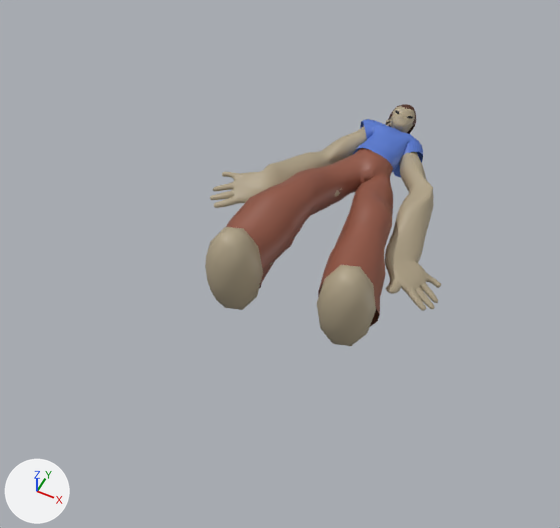
The glTF model kid.glb: old version first, new version second.
Rendered twice from a 50 mm camera at (0.9, -2.69, 2.59) aimed at (-0.12, -0.64, 0.03). Lighting does not change. The marker at lower left points along +X, +Y and +Z. Where no turn or scale is listed for an object, it has been applied to the vertices. Vertices at the same position are counted once.

The older version as bpy lines, for what is in view:
```python
ob_cube_001 = bpy.data.objects.new('Cube.001', me_cube_004)
ob_cube_001.location = (-0.026, 0.609, -0.122)
ob_cube_002 = bpy.data.objects.new('Cube.002', me_cube_001)
ob_cube_002.location = (-0.045, 0.678, -0.101)
ob_cube_003 = bpy.data.objects.new('Cube.003', me_cube_002)
ob_cube_003.location = (-0.457, 0.855, 0.018)
ob_cube_004 = bpy.data.objects.new('Cube.004', me_cube_003)
ob_cube_004.location = (-0.026, 0.609, -0.122)
ob_cube_004.rotation_euler = (-1.608, 0.36, -0.0114)  # degrees (-92, 21, -0.7)
ob_cube_004.scale = (0.0625, 0.0508, 0.0431)
ob_icosphere = bpy.data.objects.new('Icosphere', me_icosphere_002)
ob_icosphere.location = (0.224, -0.707, -0.008)
ob_icosphere_001 = bpy.data.objects.new('Icosphere.001', me_icosphere_003)
ob_icosphere_001.location = (-0.31, -0.729, -0.018)
```
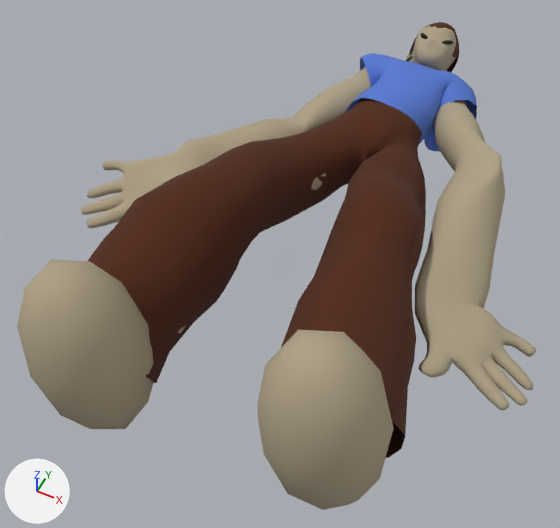
Scene script edits in JSON lines:
```json
{"op": "set", "path": "mat_material_022.base_color", "old": "(0.28, 0.0897, 0.0536)", "new": "(0.0811, 0.019, 0.00451)", "note": "brown #905441 -> brown #50260e"}
{"block": "me_cube_003", "where": "# used by ob_cube_004; location = (-0.026, 0.609, -0.122); rotation_euler = (-1.608, 0.36, -0.0114), in degrees (-92, 21, -0.7); scale = (0.0625, 0.0508, 0.0431)"}
{"op": "remove", "block": "me_cube_003", "code": "me_cube_003.from_pydata(...)  # 707 vertices, 1329 faces; spans x -7.2..5.9, y -4.4..4.4, z -31.2..-6.8"}
{"op": "add", "block": "me_cube_003", "code": "me_cube_003.from_pydata(...)  # 6140 vertices, 12012 faces; spans x -10.2..9.3, y -7.4..5.5, z -34.2..3.2"}
{"block": "me_cube_003", "change": "me_cube_003 part 1: a new loose piece of 3987 vertices spanning x -10.2..9.3, y -4.0..4.9, z -30.0..3.1, in mat_material_024 (beige #afa186)"}
{"block": "me_cube_003", "change": "me_cube_003 part 2: a new loose piece of 712 vertices spanning x -1.6..0.8, y -3.1..0.6, z -0.4..3.2, in mat_material_025 (brown #4f2914)"}
{"block": "me_cube_003", "change": "me_cube_003 part 3: a new loose piece of 566 vertices spanning x -3.3..3.0, y -2.4..2.3, z -8.0..-0.6, in mat_material_023 (blue #5779d0)"}
{"block": "me_cube_003", "change": "me_cube_003 part 4: a new loose piece of 42 vertices spanning x 1.0..5.7, y -7.4..1.4, z -33.6..-27.7, in mat_material_024 (beige #afa186)"}
{"block": "me_cube_003", "change": "me_cube_003 part 5: a new loose piece of 42 vertices spanning x -7.0..-2.2, y -3.6..5.5, z -34.2..-28.0, in mat_material_024 (beige #afa186)"}
{"block": "me_cube_003", "change": "me_cube_003 part 6: a new loose piece of 42 vertices spanning x -0.3..0.2, y -2.9..-2.6, z -0.1..0.6, in mat_material_026 (black #000000)"}
{"op": "add", "block": "me_cube_003", "code": "me_cube_003.materials.append(mat_material_024)  # beige #afa186"}
{"op": "add", "block": "me_cube_003", "code": "me_cube_003.materials.append(mat_material_026)  # black #000000"}
{"op": "add", "block": "me_cube_003", "code": "me_cube_003.materials.append(mat_material_025)  # brown #4f2914"}
{"op": "add", "block": "me_cube_003", "code": "me_cube_003.materials.append(mat_material_023)  # blue #5779d0"}
{"op": "remove", "block": "ob_icosphere", "code": ["ob_icosphere = bpy.data.objects.new('Icosphere', me_icosphere_002)", "ob_icosphere.location = (0.224, -0.707, -0.008)"]}
{"op": "remove", "block": "ob_icosphere_001", "code": ["ob_icosphere_001 = bpy.data.objects.new('Icosphere.001', me_icosphere_003)", "ob_icosphere_001.location = (-0.31, -0.729, -0.018)"]}
{"op": "remove", "block": "ob_cube_001", "code": ["ob_cube_001 = bpy.data.objects.new('Cube.001', me_cube_004)", "ob_cube_001.location = (-0.026, 0.609, -0.122)"]}
{"op": "remove", "block": "ob_cube_002", "code": ["ob_cube_002 = bpy.data.objects.new('Cube.002', me_cube_001)", "ob_cube_002.location = (-0.045, 0.678, -0.101)"]}
{"op": "remove", "block": "ob_cube_003", "code": ["ob_cube_003 = bpy.data.objects.new('Cube.003', me_cube_002)", "ob_cube_003.location = (-0.457, 0.855, 0.018)"]}
{"op": "set", "path": "ob_cube_004.location", "old": "(-0.026, 0.609, -0.122)", "new": "(0.041, 0.824, 0.122)"}
{"op": "set", "path": "ob_cube_004.rotation_euler", "old": "(-1.608, 0.36, -0.0114)", "new": "(-1.607, 0.245, -0.011)", "note": "degrees (-92, 21, -0.7) -> degrees (-92, 14, -0.6)"}
{"op": "set", "path": "ob_cube_004.scale", "old": "(0.0625, 0.0508, 0.0431)", "new": "(0.109, 0.0885, 0.0751)"}
```

What differs and where, as boxes [x1, y1, x2, y2] in the pictures (560 x 528 px):
```json
{"object": "Cube.004", "change": "recoloured, reshaped, moved, turned, rescaled", "before": [226, 148, 393, 326], "after": [17, 22, 536, 510]}
{"object": "Cube.001", "change": "deleted", "before": [210, 106, 441, 311], "on screen": "beige"}
{"object": "Icosphere.001", "change": "deleted", "before": [205, 227, 263, 310]}
{"object": "Icosphere", "change": "deleted", "before": [317, 265, 376, 346]}
{"object": "Cube.003", "change": "deleted", "before": [352, 119, 423, 177], "on screen": "blue"}
{"object": "Cube.002", "change": "deleted", "before": [388, 104, 416, 134]}
{"part": 1, "of": "me_cube_003", "change": "added", "after": [81, 26, 536, 411], "on screen": "beige"}
{"part": 2, "of": "me_cube_003", "change": "added", "after": [409, 22, 459, 72]}
{"part": 3, "of": "me_cube_003", "change": "added", "after": [346, 53, 477, 151], "on screen": "blue"}
{"part": 4, "of": "me_cube_003", "change": "added", "after": [258, 330, 394, 510], "on screen": "brown"}
{"part": 5, "of": "me_cube_003", "change": "added", "after": [17, 260, 154, 429], "on screen": "brown"}
{"part": 6, "of": "me_cube_003", "change": "added", "after": [442, 40, 453, 45]}
```
